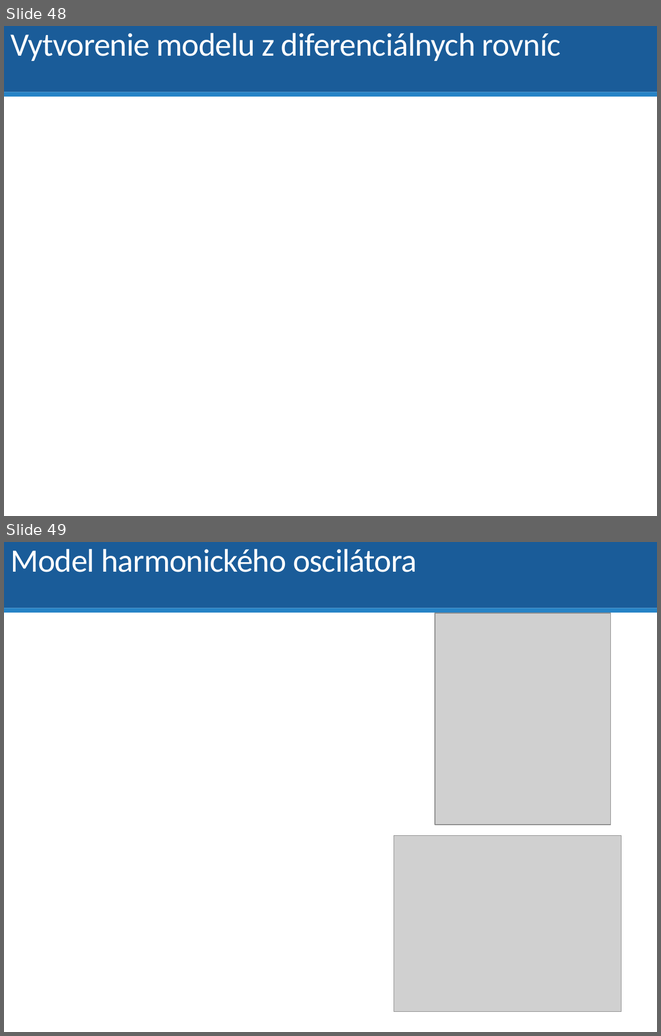
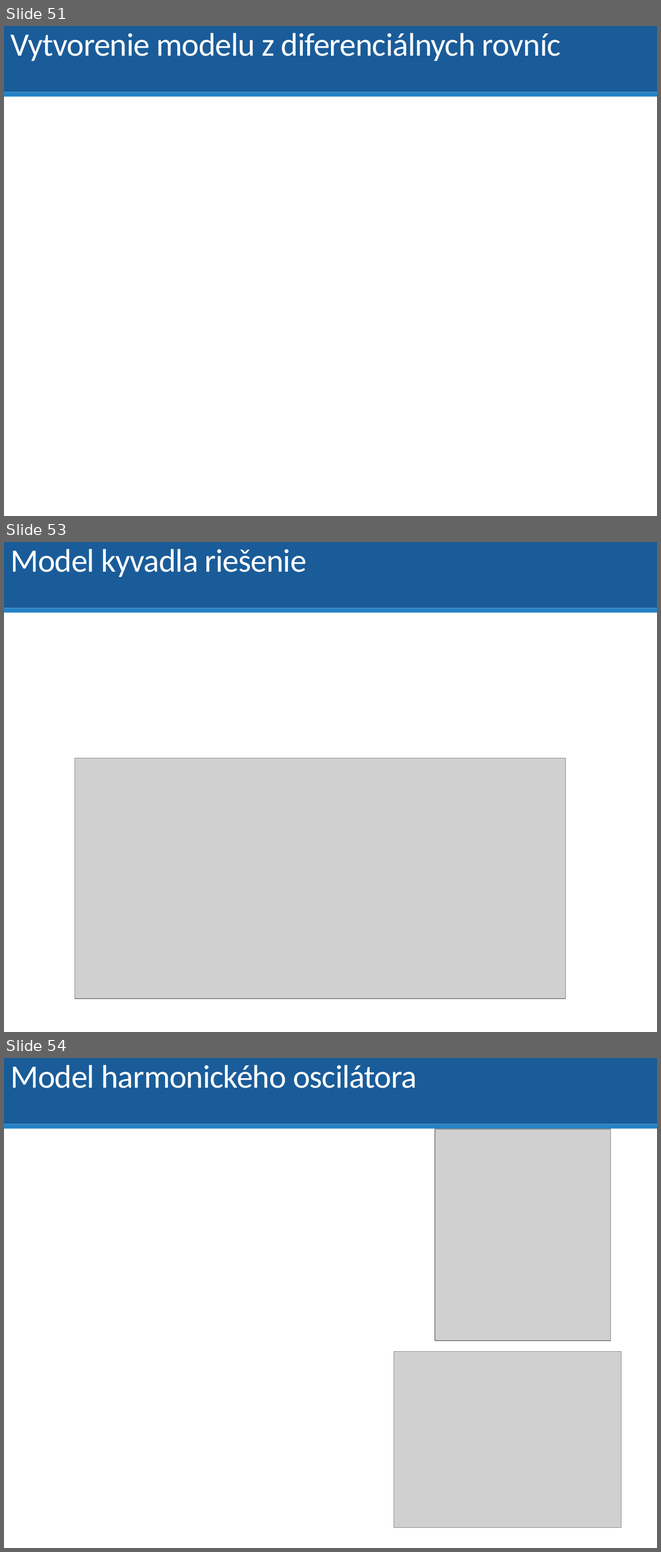
Before and after one commit to dodekm/TeamProjektKybernetika, a slide deck: Nove prednasky/P01_dynamika_dif_rovnice_LPT_prenosova_funkcia_modelovanie.pptx. Shown one above the other, each under a label of ours: slides 48 and 49 before the commit, slides 51, 53 and 54 after it; the slides between them are not shown. The pictures are 661x1036 and 661x1552 pixels, drawn with LibreOffice and Linux fonts; fonts in the diff are those of the drawing; grey boxes stand for pictures. Boxes give left, top, right and bottom in pixels: in the first picture for what was removed or moved away, otherwise in the second. Text is boxed around its words. In the diff, an @@ line names an element or a change of style, - is before the commit and + after.

```diff
--- a/Nove prednasky/P01_dynamika_dif_rovnice_LPT_prenosova_funkcia_modelovanie.pptx
+++ b/Nove prednasky/P01_dynamika_dif_rovnice_LPT_prenosova_funkcia_modelovanie.pptx
@@ slide 53 added at bbox=[4, 542, 657, 1032], background #FFFFFF; not listed: 2 template elements that a slide beside it also shows @@
@@ title added at bbox=[10, 549, 307, 577], 36 pt, text #FFFFFF @@
+Model kyvadla riešenie
@@ picture added at bbox=[75, 758, 566, 998] @@
@@ what was slide 48 is now slide 51 @@
@@ what was slide 49 is now slide 54 @@
```
Also in this commit, not shown: 5 slides changed, 7 other slides added, 3 slides removed, 1 other file.
